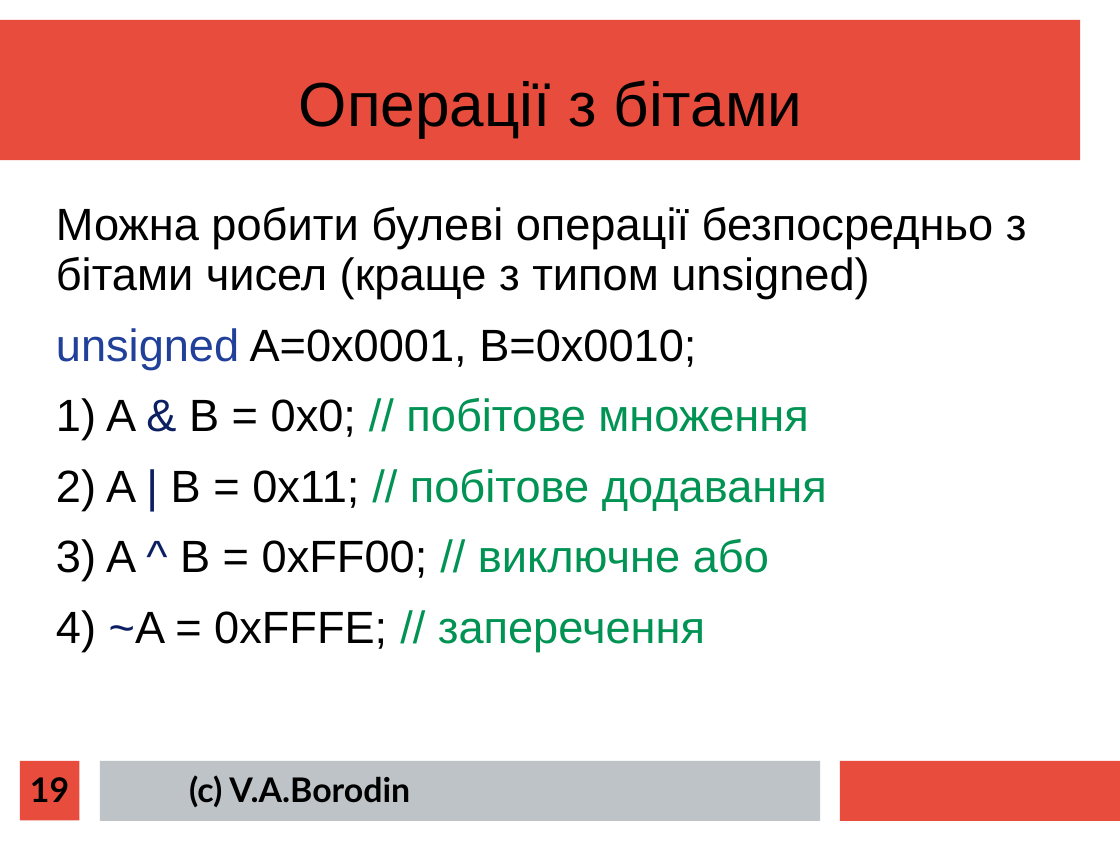
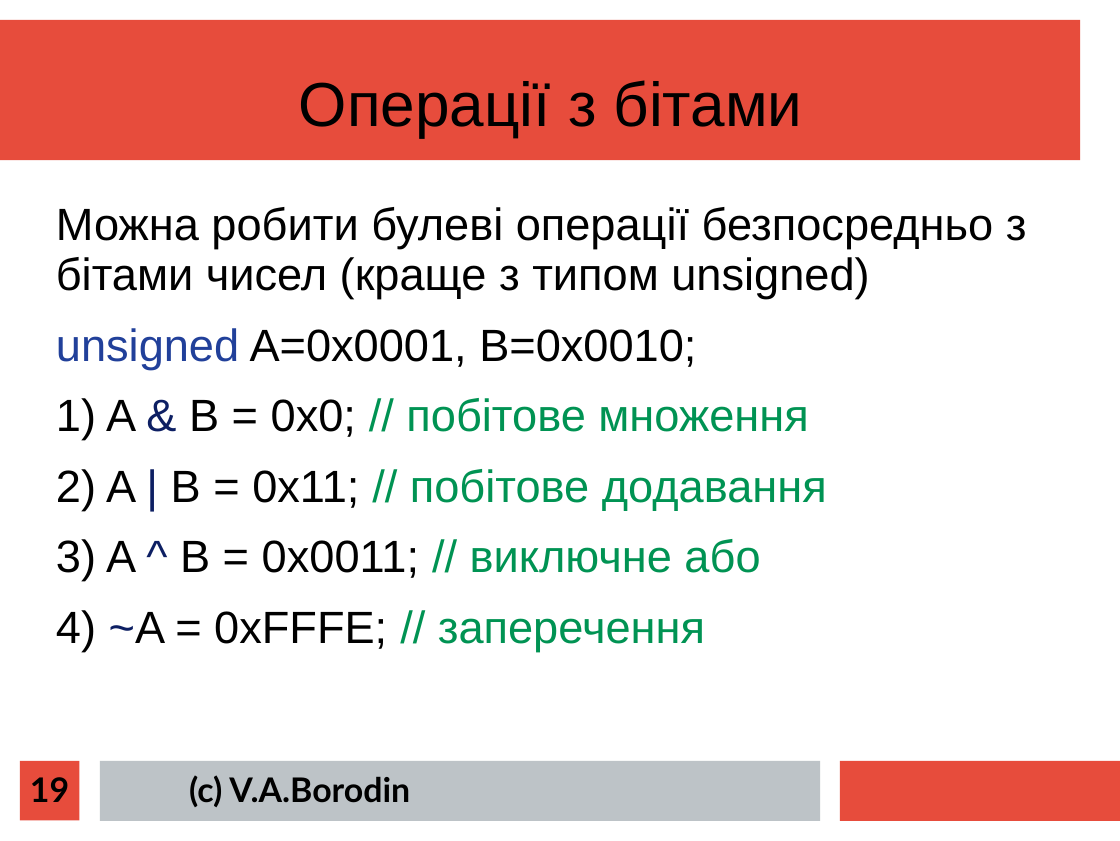
Before and after one commit to mecchmatProjects/CppCourse, a slide deck: slide 19 of Lect2/CppTutorUkr1.ppt. Drawn at 1120x841 pixels with LibreOffice and Linux fonts; fonts in the diff are those of the drawing. Boxes give left, top, right and bottom in pixels: in the first picture for what was removed or moved away, otherwise in the second. Text is boxed around its words. In the diff, an @@ line names an element or a change of style, - is before the commit and + after.

```diff
--- a/Lect2/CppTutorUkr1.ppt
+++ b/Lect2/CppTutorUkr1.ppt
@@ text at <box>56,539,760,581</box>: text changed @@
-3) A ^ B = 0xFF00; // виключне або
+3) A ^ B = 0x0011; // виключне або
```
Also in this commit, not shown: 10 other slides changed, 3 other files.
